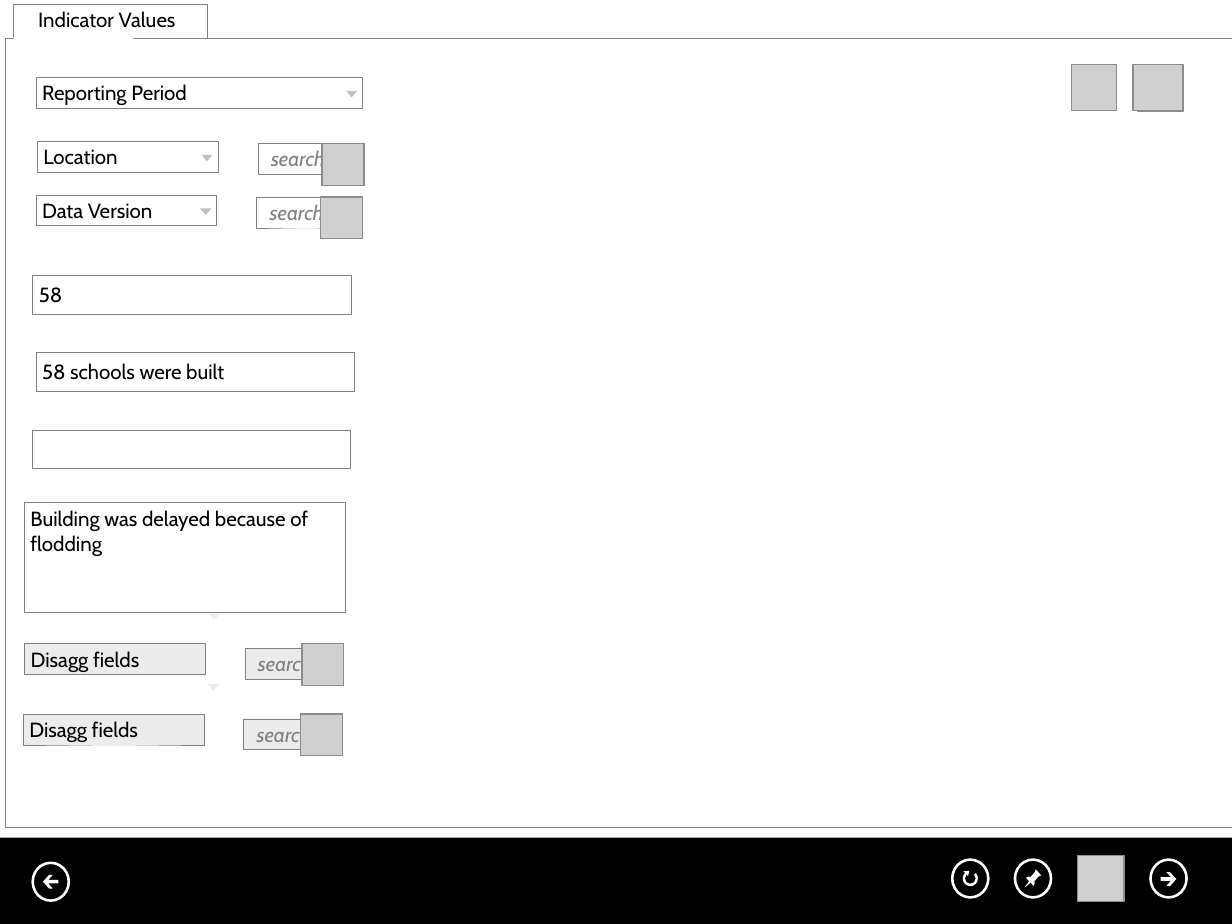
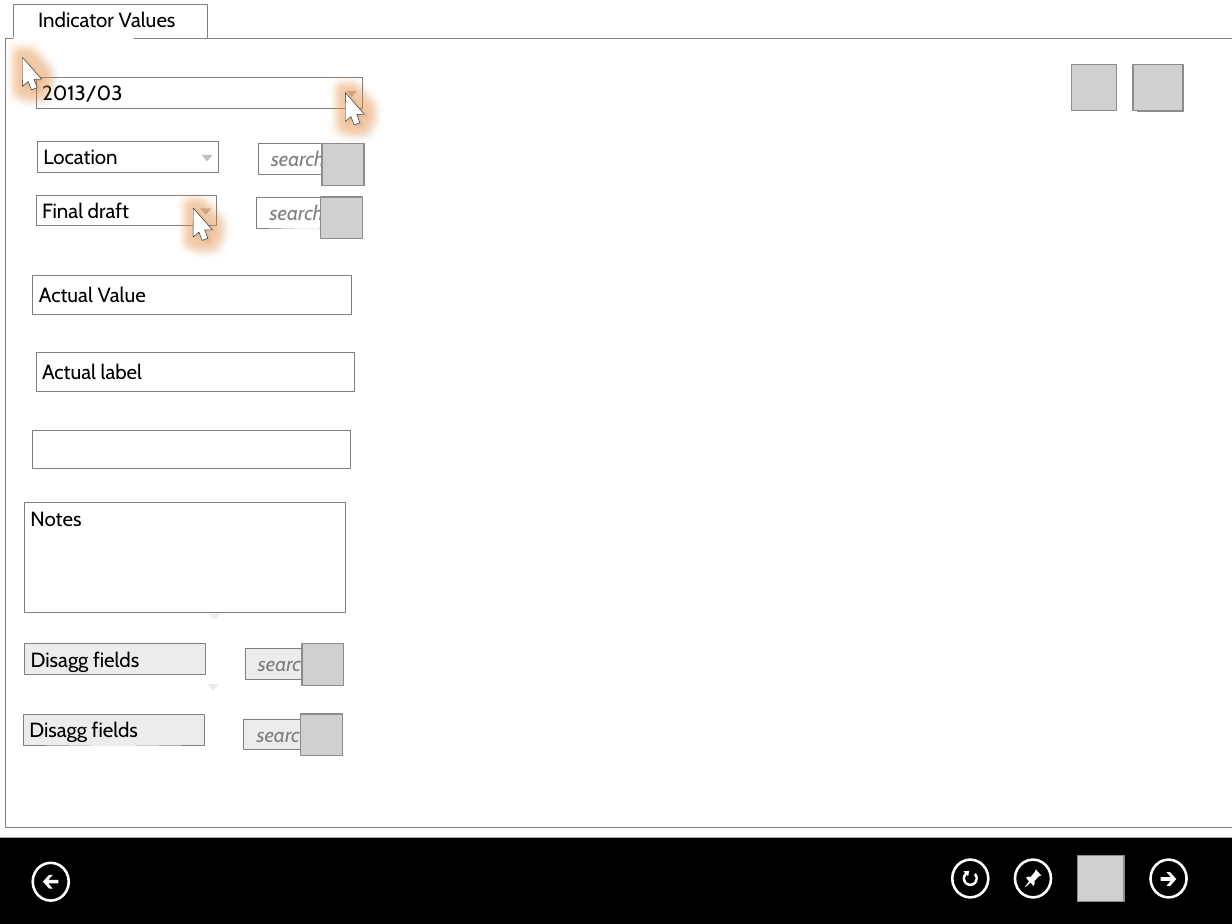
Before and after one commit to AphelionSoftware/Meerkat, a slide deck: slide 5 of Documentation/Storyboards/Aphelion.Meerkat.IndicatorCapture.v002.pptx. Drawn at 1232x924 pixels with LibreOffice and Linux fonts; fonts in the diff are those of the drawing; grey boxes stand for pictures. Boxes give left, top, right and bottom in pixels: in the first picture for what was removed or moved away, otherwise in the second. Text is boxed around its words. In the diff, an @@ line names an element or a change of style, - is before the commit and + after.

```diff
--- a/Documentation/Storyboards/Aphelion.Meerkat.IndicatorCapture.v002.pptx
+++ b/Documentation/Storyboards/Aphelion.Meerkat.IndicatorCapture.v002.pptx
@@ freeform shape added at <box>13,54,45,93</box>, fill #FFFFFF, outline #262626 0.25 pt @@
@@ text in rectangle at <box>42,83,122,102</box>: text changed @@
-Reporting Period
+2013/03
@@ freeform shape added at <box>336,89,367,127</box>, fill #FFFFFF, outline #262626 0.25 pt @@
@@ text in rectangle at <box>42,202,129,219</box>: text changed @@
-Data Version
+Final draft
@@ freeform shape added at <box>183,204,215,243</box>, fill #FFFFFF, outline #262626 0.25 pt @@
@@ text in rectangle at <box>39,286,146,303</box>: text changed @@
-58
+Actual Value
@@ text in rectangle at <box>42,363,142,380</box>: text changed @@
-58 schools were built
+Actual label
@@ text in rectangle at <box>30,511,81,527</box>: text changed @@
-Building was delayed because of flodding
+Notes
```
Also in this commit, not shown: 2 other slides changed, 3 slides added, 3 other files.
